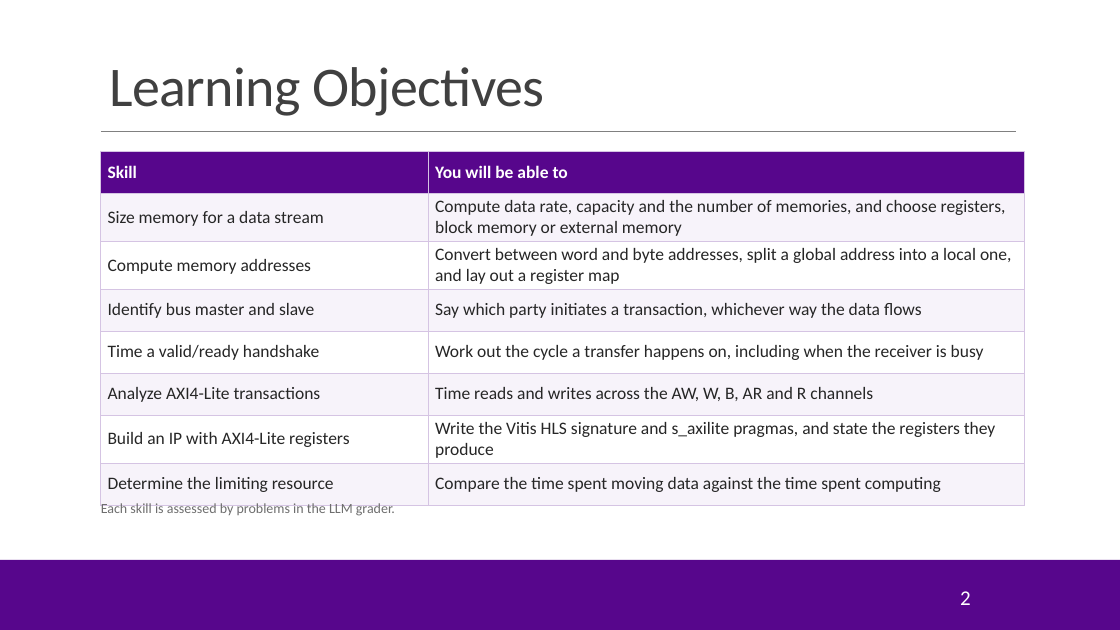
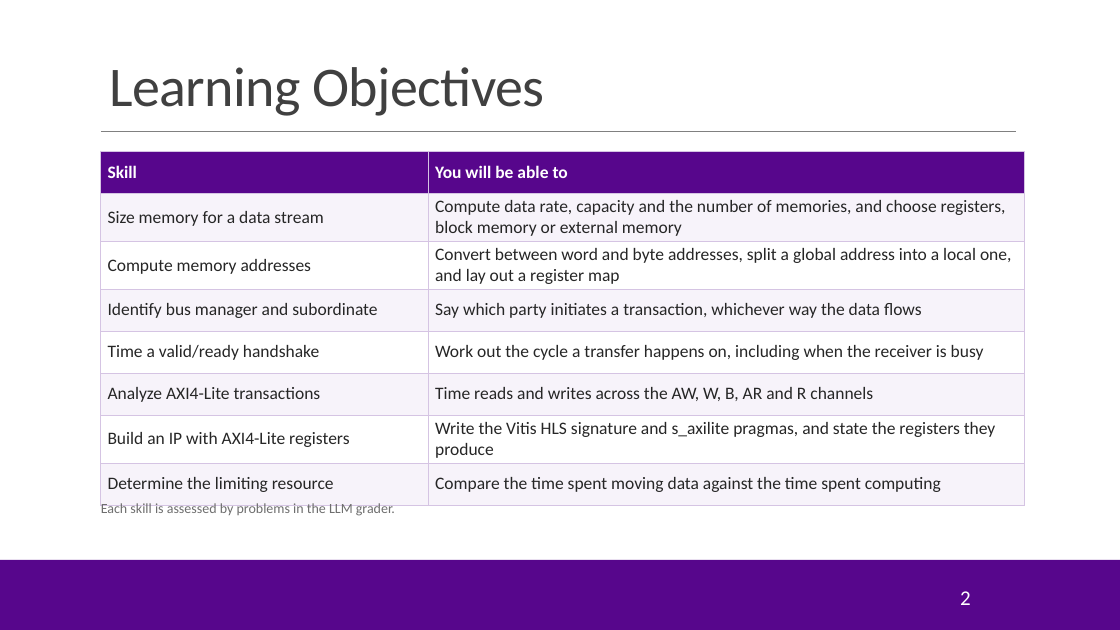
Before and after one commit to sdrangan/hwdesign, a slide deck: slide 2 of units/unit04_procif/procif_v4.pptx. Drawn at 1120x630 pixels with LibreOffice and Linux fonts; fonts in the diff are those of the drawing; background and template pictures are left out. Boxes give left, top, right and bottom in pixels: in the first picture for what was removed or moved away, otherwise in the second. Text is boxed around its words. In the diff, an @@ line names an element or a change of style, - is before the commit and + after.

```diff
--- a/units/unit04_procif/procif_v4.pptx
+++ b/units/unit04_procif/procif_v4.pptx
@@ table at (101, 151, 1025, 496) @@
-row 4, column 1: Identify bus master and slave
+row 4, column 1: Identify bus manager and subordinate
```
Also in this commit, not shown: 8 other slides changed, 1 slide added.
